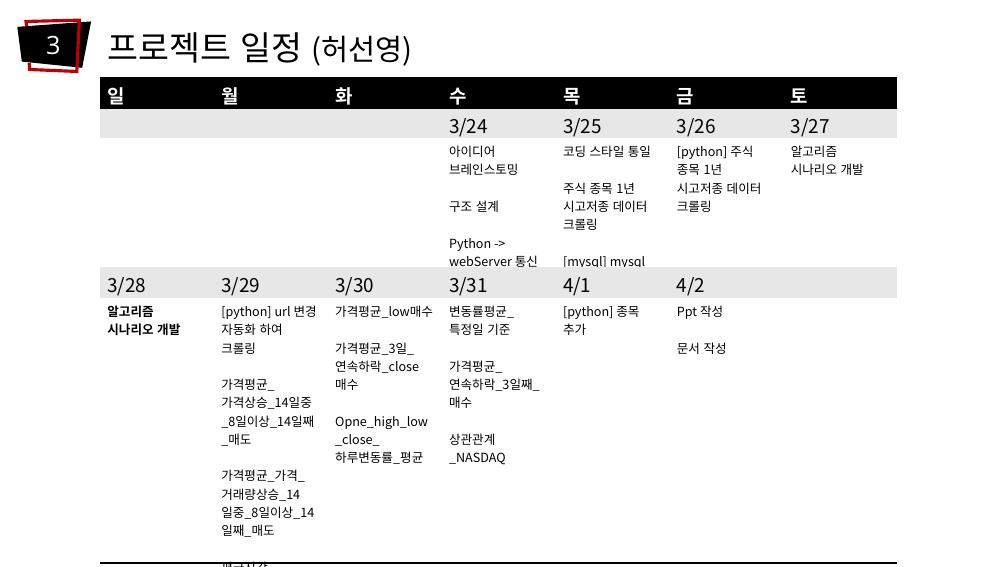
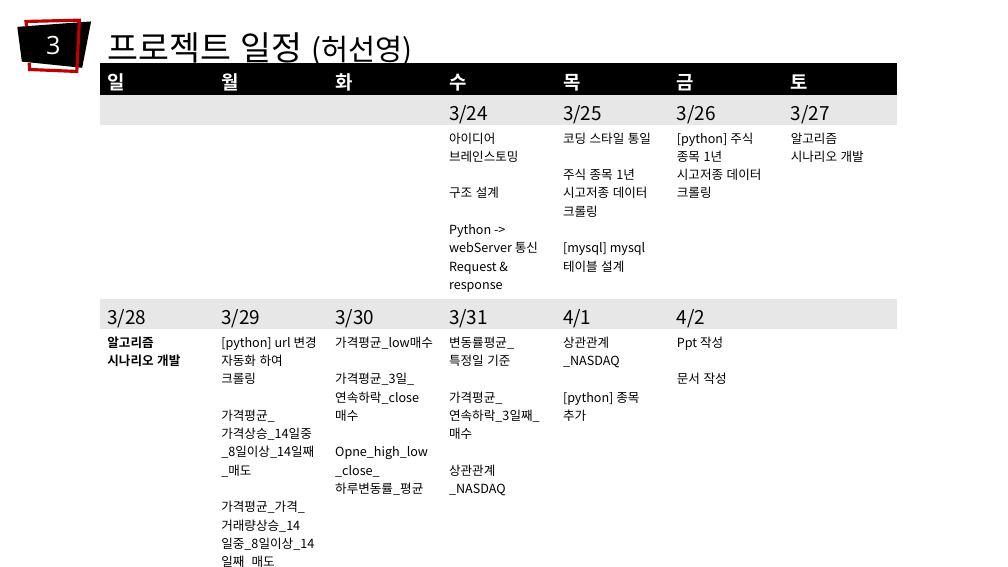
Before and after one commit to freean2468/ProjectNext, a slide deck: slide 8 of doc/ProjectNext.pptx. Drawn at 1008x567 pixels with LibreOffice and Linux fonts; fonts in the diff are those of the drawing. Boxes give left, top, right and bottom in pixels: in the first picture for what was removed or moved away, otherwise in the second. Text is boxed around its words. In the diff, an @@ line names an element or a change of style, - is before the commit and + after.

```diff
--- a/doc/ProjectNext.pptx
+++ b/doc/ProjectNext.pptx
@@ table at [100, 64, 899, 567] @@
-row 3, column 4: 아이디어 / 브레인스토밍 / 구조 설계 / Python -> webServer 통신
+row 3, column 4: 아이디어 / 브레인스토밍 / 구조 설계 / Python -> webServer 통신 / Request & response / Volley 통신
-row 5, column 5: [python] 종목 / 추가
+row 5, column 5: 상관관계_NASDAQ / [python] 종목 / 추가
@@ table: place and size @@
-table at [100, 78, 899, 550]
+table at [100, 64, 899, 567]
```
Also in this commit, not shown: 6 other slides changed, 3 other files.
